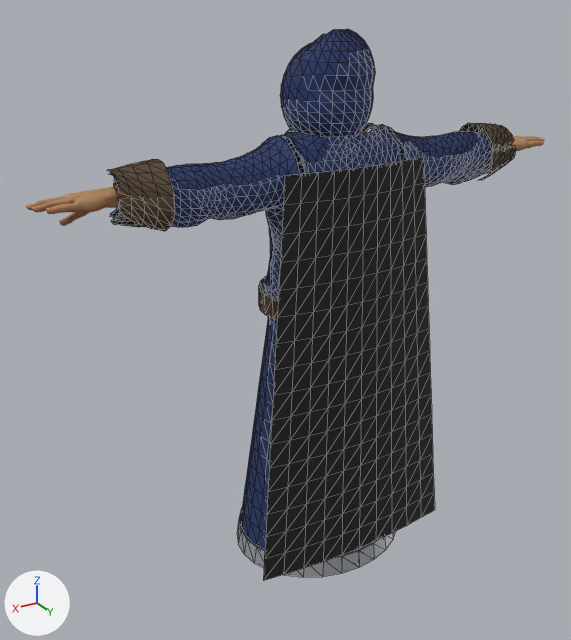
The glTF model godot-proto/models/herois/M1.gltf: old version first, new version second.
The view is the same before and after, from a 50 mm camera at (1.376, 2.081, 1.982) aimed at (0.118, -0.015, 0.934). Arrows for +X, +Y and +Z are at lower left; the lights stay in place. The picture after the commit comes second. Mesh edges are drawn as thin lines on the coarser meshes. Vertices at exactly the same position are counted once.

The older version as bpy lines, for what is in view:
```python
me_capa = bpy.data.meshes.new('Capa')
me_capa.from_pydata(...)  # 187 vertices, 320 faces; spans x -0.37..0.37, y 0.202..0.291, z 0.15..1.481
me_capa.materials.append(mat_capa)  # black #1d1d1f
me_saia = bpy.data.meshes.new('Saia')
me_saia.from_pydata(...)  # 420 vertices, 784 faces; spans x -0.309..0.309, y -0.24..0.291, z 0.07..1.019
me_saia.materials.append(mat_saia)  # dark blue #243565
me_sphere_005_retopology_004 = bpy.data.meshes.new('Sphere.005_Retopology.004')
me_sphere_005_retopology_004.from_pydata(...)  # 3204 vertices, 6330 faces; spans x -0.93..0.93, y -0.12..0.12, z 1.37..1.81
me_sphere_005_retopology_004.materials.append(mat_mi_superhero_male)
ob_capa = bpy.data.objects.new('Capa', me_capa)
ob_capa.location = (0.0, 0.0, 0.0)
ob_saia = bpy.data.objects.new('Saia', me_saia)
ob_saia.location = (0.0, 0.0, 0.0)
ob_superhero_male = bpy.data.objects.new('SuperHero_Male', me_sphere_005_retopology_004)
ob_superhero_male.location = (0.0, 0.0, 0.0)
# also in view: 'Braceletes' at (0.0, 0.082, 1.442); 'Barra' at (0.0, 0.026, 0.104); 'Capuz' at (0.0, 0.047, 1.691); 'Tunica' at (0.0, 0.023, 1.219)
```
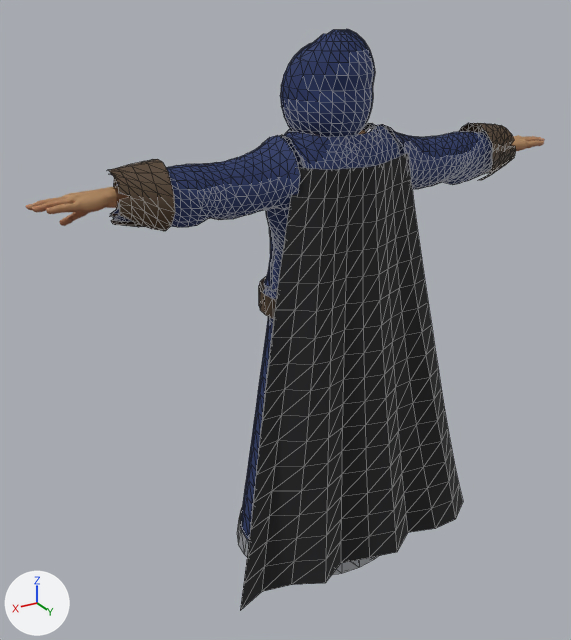
Location of each change, [x1, y1, x2, y2] in pixels of the pictures (571 x 640 px):
'Capa', reshaped (29% wider, 8% taller): before [263, 157, 435, 581]; after [240, 153, 463, 610]
'Barra', unchanged, covered by the edit: before [237, 508, 396, 577]; after [237, 508, 378, 575]

Diff of the bpy script that builds the scene:
```diff
--- a/godot-proto/models/herois/M1.gltf.py
+++ b/godot-proto/models/herois/M1.gltf.py
@@ me_capa @@
 # used by ob_capa; location = (0.0, 0.0, 0.0)
-me_capa.from_pydata(...)  # 187 vertices, 320 faces; spans x -0.37..0.37, y 0.202..0.291, z 0.15..1.481
+me_capa.from_pydata(...)  # 187 vertices, 320 faces; spans x -0.5..0.5, y 0.175..0.377, z 0.15..1.495
+# me_capa part 1: 187 of 187 vertices moved; they spanned x -0.37..0.37, y 0.202..0.291, z 0.15..1.481 and now span x -0.5..0.5, y 0.175..0.377, z 0.15..1.495; mean shift (0.0, 0.013, 0.004)
 me_capa.materials.append(mat_capa)
```
